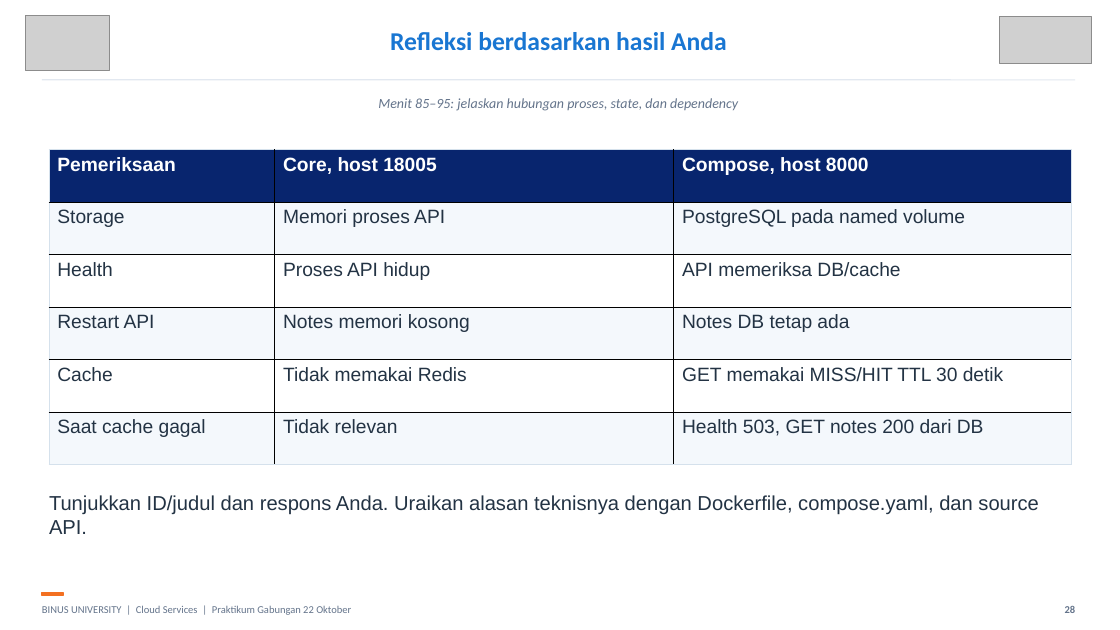
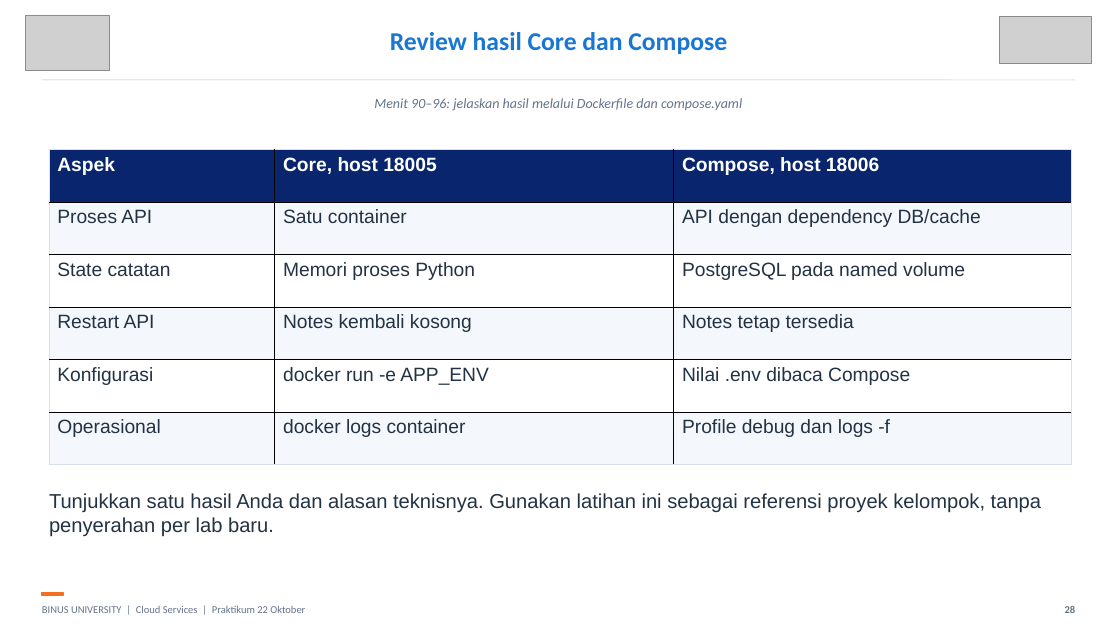
Before and after one commit to SeedFlora/meet6CloudService, a slide deck: slide 28 of slides/LAB_GABUNGAN_DOCKER_CORE_COMPOSE_22_OKTOBER.pptx. Drawn at 1120x630 pixels with LibreOffice and Linux fonts; fonts in the diff are those of the drawing; grey boxes stand for pictures. Boxes give left, top, right and bottom in pixels: in the first picture for what was removed or moved away, otherwise in the second. Text is boxed around its words. In the diff, an @@ line names an element or a change of style, - is before the commit and + after.

Commit message:
Make Core and Compose workshop linear, local, and ready for classroom use

```diff
--- a/slides/LAB_GABUNGAN_DOCKER_CORE_COMPOSE_22_OKTOBER.pptx
+++ b/slides/LAB_GABUNGAN_DOCKER_CORE_COMPOSE_22_OKTOBER.pptx
@@ text at (390, 32, 727, 54): text changed @@
-Refleksi berdasarkan hasil Anda
+Review hasil Core dan Compose
@@ text at (374, 98, 742, 111): text changed @@
-Menit 85–95: jelaskan hubungan proses, state, dan dependency
+Menit 90–96: jelaskan hasil melalui Dockerfile dan compose.yaml
@@ table at (49, 150, 1071, 465) @@
-row 1, column 1: Pemeriksaan
+row 1, column 1: Aspek
-row 1, column 3: Compose, host 8000
+row 1, column 3: Compose, host 18006
-row 2: Storage | Memori proses API | PostgreSQL pada named volume
+row 2: Proses API | Satu container | API dengan dependency DB/cache
-row 3: Health | Proses API hidup | API memeriksa DB/cache
+row 3: State catatan | Memori proses Python | PostgreSQL pada named volume
-row 4, column 2: Notes memori kosong
+row 4, column 2: Notes kembali kosong
-row 4, column 3: Notes DB tetap ada
+row 4, column 3: Notes tetap tersedia
-row 5: Cache | Tidak memakai Redis | GET memakai MISS/HIT TTL 30 detik
+row 5: Konfigurasi | docker run -e APP_ENV | Nilai .env dibaca Compose
-row 6: Saat cache gagal | Tidak relevan | Health 503, GET notes 200 dari DB
+row 6: Operasional | docker logs container | Profile debug dan logs -f
@@ text at (49, 493, 1041, 537): text changed @@
-Tunjukkan ID/judul dan respons Anda. Uraikan alasan teknisnya dengan Dockerfile, compose.yaml, dan source API.
+Tunjukkan satu hasil Anda dan alasan teknisnya. Gunakan latihan ini sebagai referensi proyek kelompok, tanpa penyerahan per lab baru.
@@ text at (42, 605, 305, 613): text changed @@
-BINUS UNIVERSITY | Cloud Services | Praktikum Gabungan 22 Oktober
+BINUS UNIVERSITY | Cloud Services | Praktikum 22 Oktober
```
Also in this commit, not shown: 19 other slides changed, 10 slides added, 9 slides removed, 17 other files.
